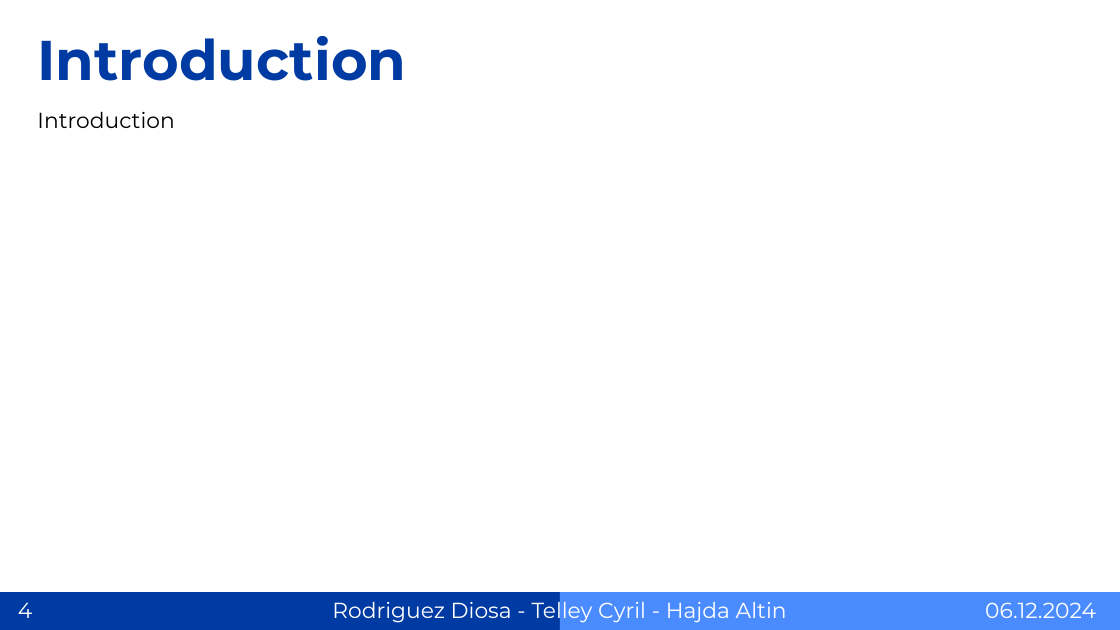
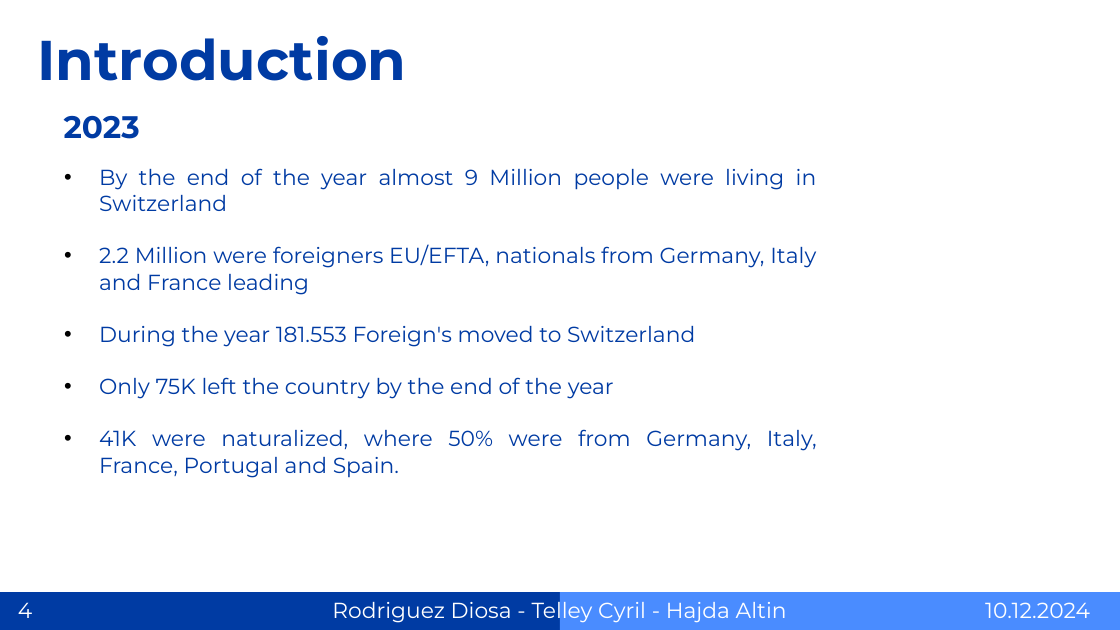
Before and after one commit to SuperMegaFort/TSM-AnSeqDa, a slide deck: slide 4 of presentation/pres_AnSeqDa.pptx. Drawn at 1120x630 pixels with LibreOffice and Linux fonts; fonts in the diff are those of the drawing. Boxes give left, top, right and bottom in pixels: in the first picture for what was removed or moved away, otherwise in the second. Text is boxed around its words. In the diff, an @@ line names an element or a change of style, - is before the commit and + after.

```diff
--- a/presentation/pres_AnSeqDa.pptx
+++ b/presentation/pres_AnSeqDa.pptx
@@ subtitle removed at box(37, 111, 174, 128) @@
-Introduction
@@ text added at box(64, 116, 140, 139), 20 pt, text #003BA3, bold @@
+2023
@@ text added at box(99, 168, 817, 478), 14 pt, text #003BA3 @@
+• By the end of the year almost 9 Million people were living in Switzerland
+• 2.2 Million were foreigners EU/EFTA, nationals from Germany, Italy and France leading
+• During the year 181.553 Foreign's moved to Switzerland
+• Only 75K left the country by the end of the year
+• 41K were naturalized, where 50% were from Germany, Italy, France, Portugal and Spain.
@@ text at box(985, 602, 1090, 618): text changed @@
-06.12.2024
+10.12.2024
```
Also in this commit, not shown: 4 other slides changed, 21 slides added, 3 other files.
